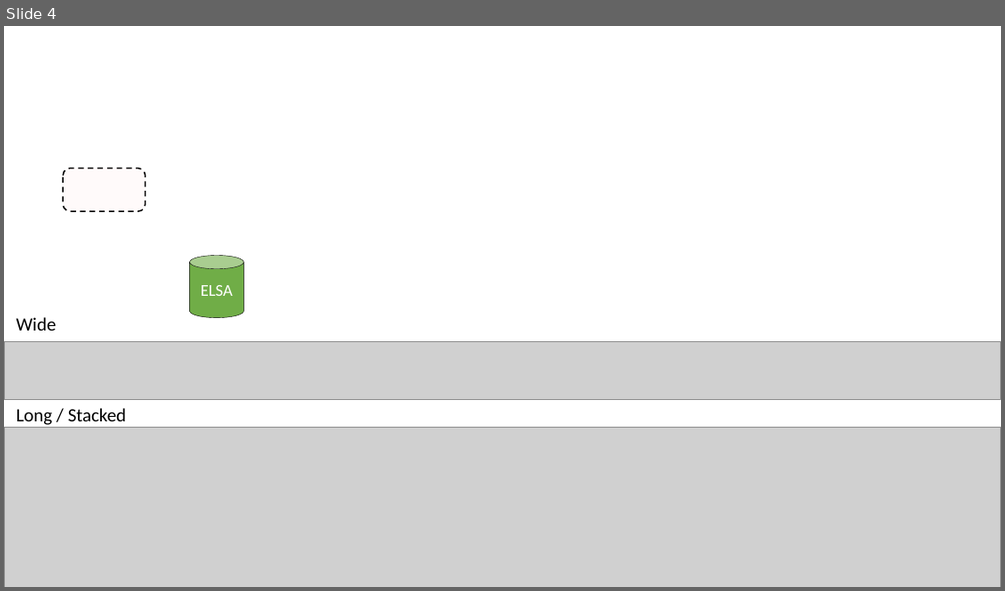
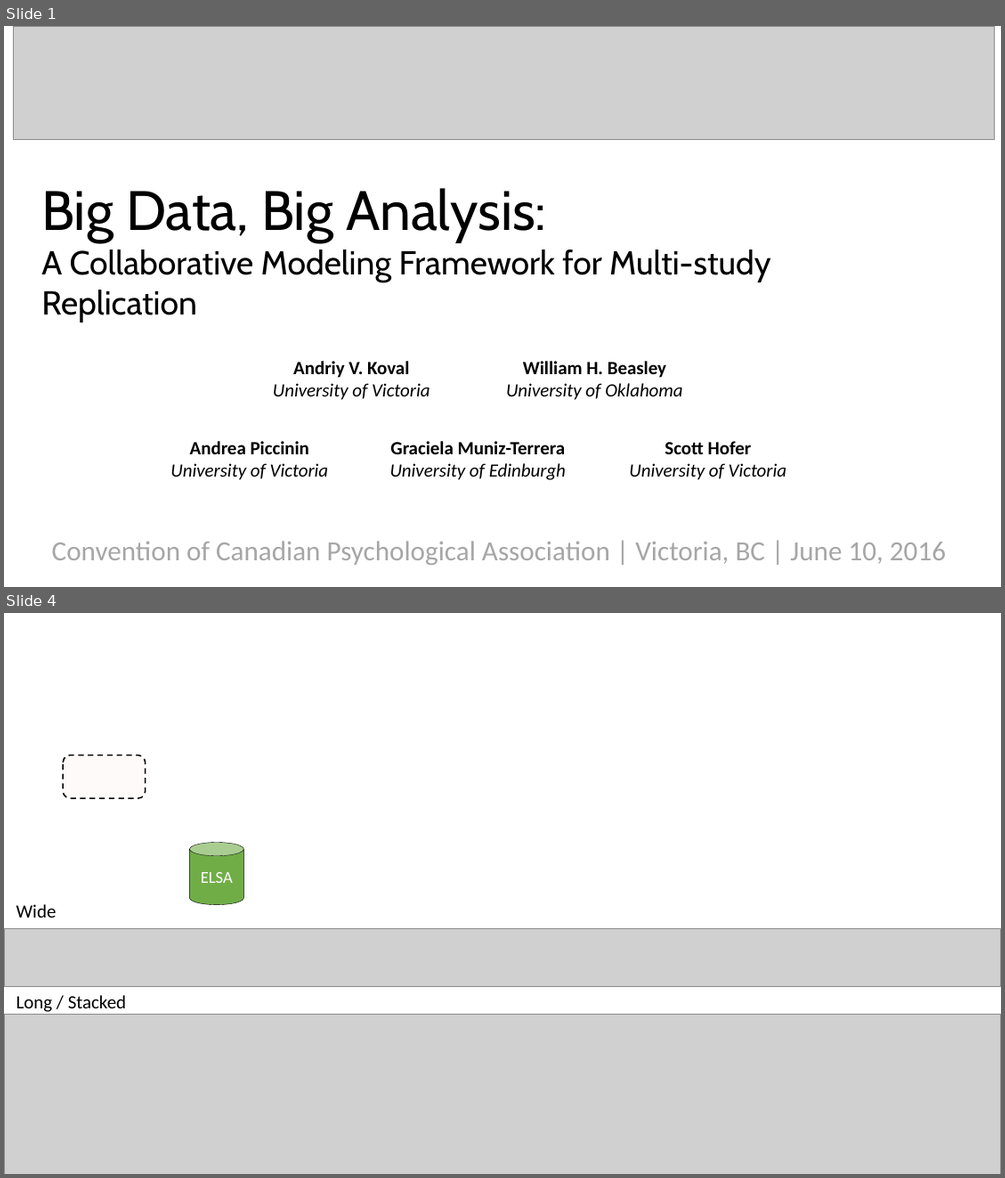
Before and after one commit to IALSA/IALSA-2015-Portland, a slide deck: pubs/2016-talks/2016-06-09-cpa/ppt/koval-etal-2016-06-10-cpa.pptx. Shown one above the other, each under a label of ours: slide 4 before the commit, slides 1 and 4 after it; the slides between them are not shown. The pictures are 1005x591 and 1005x1178 pixels, drawn with LibreOffice and Linux fonts; fonts in the diff are those of the drawing; grey boxes stand for pictures; background and template pictures are left out. Boxes give left, top, right and bottom in pixels: in the first picture for what was removed or moved away, otherwise in the second. Text is boxed around its words. In the diff, an @@ line names an element or a change of style, - is before the commit and + after.

```diff
--- a/pubs/2016-talks/2016-06-09-cpa/ppt/koval-etal-2016-06-10-cpa.pptx
+++ b/pubs/2016-talks/2016-06-09-cpa/ppt/koval-etal-2016-06-10-cpa.pptx
@@ slide 1 added at (x1=4, y1=26, x2=1001, y2=587), background #FFFFFF @@
@@ picture added at (x1=13, y1=26, x2=994, y2=140) @@
@@ text added at (x1=41, y1=188, x2=771, y2=281), 24 pt, text #000000 @@
+Big Data, Big Analysis:
+A Collaborative Modeling Framework for Multi-study Replication
@@ group added at (x1=170, y1=361, x2=787, y2=480): 5 texts @@
+Andriy V. Koval
+University of Victoria
+William H. Beasley
+University of Oklahoma
+Andrea Piccinin
+University of Victoria
+Graciela Muniz-Terrera
+University of Edinburgh
+Scott Hofer
+University of Victoria
@@ text added at (x1=52, y1=540, x2=946, y2=564), 20 pt, text #A6A6A6 @@
+Convention of Canadian Psychological Association | Victoria, BC | June 10, 2016
```
Also in this commit, not shown: 1 slide changed, 4 other slides added, 35 slides removed, 1 other file.
